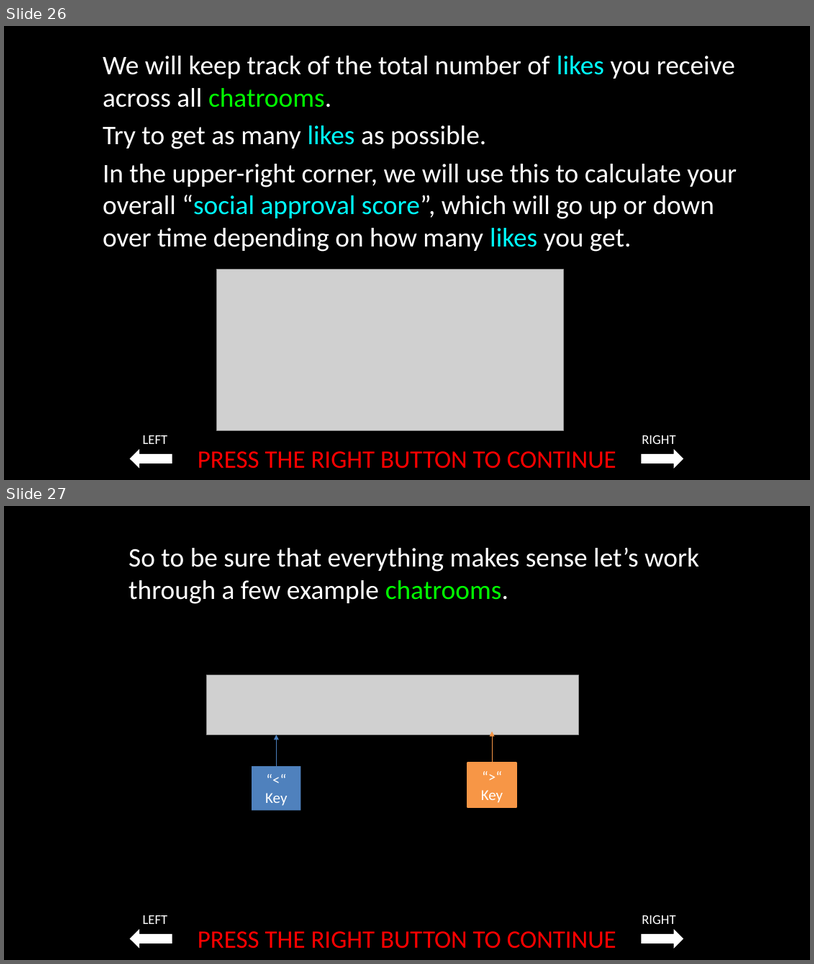
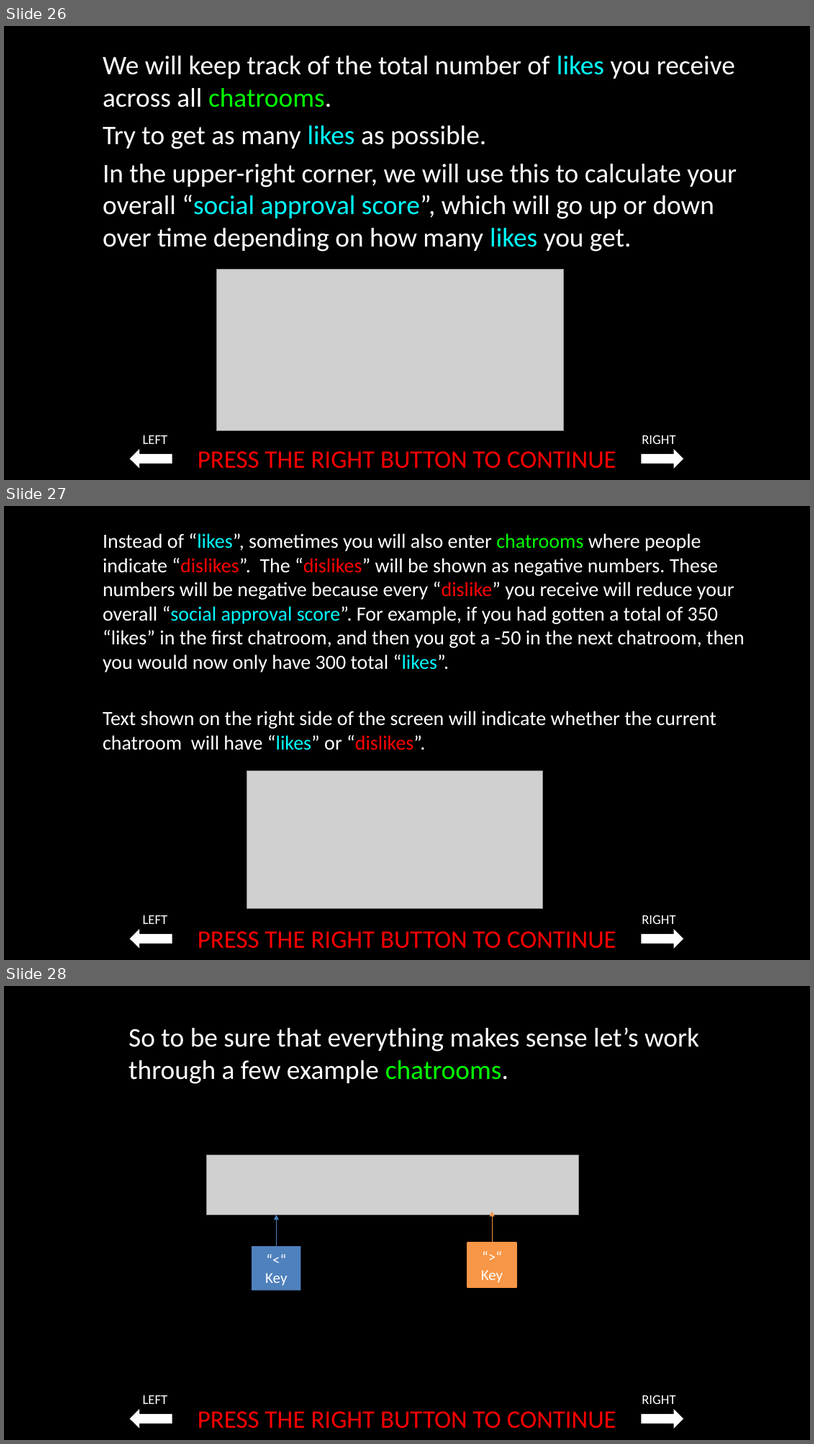
Before and after one commit to laureate-institute-for-brain-research/StimToolOnline, a slide deck: public/js/tasks/social_media/media/Social_media_task_instructions_04_01_2022.pptx. Shown one above the other, each under a label of ours: slides 26 and 27 before the commit, slides 26, 27 and 28 after it. The pictures are 814x964 and 814x1444 pixels, drawn with LibreOffice and Linux fonts; fonts in the diff are those of the drawing; grey boxes stand for pictures. Boxes give left, top, right and bottom in pixels: in the first picture for what was removed or moved away, otherwise in the second. Text is boxed around its words. In the diff, an @@ line names an element or a change of style, - is before the commit and + after.

```diff
--- a/public/js/tasks/social_media/media/Social_media_task_instructions_04_01_2022.pptx
+++ b/public/js/tasks/social_media/media/Social_media_task_instructions_04_01_2022.pptx
@@ slide 27 added at <box>4,506,810,960</box>, background #000000 @@
@@ text added at <box>103,533,745,750</box>, 24 pt, text #FFFFFF @@
+Instead of “likes”, sometimes you will also enter chatrooms where people indicate “dislikes”. The “dislikes” will be shown as negative numbers. These numbers will be negative because every “dislike” you receive will reduce your overall “social approval score”. For example, if you had gotten a total of 350 “likes” in the first chatroom, and then you got a -50 in the next chatroom, then you would now only have 300 total “likes”.
+Text shown on the right side of the screen will indicate whether the current chatroom will have “likes” or “dislikes”.
@@ picture added at <box>247,770,543,908</box> @@
@@ text added at <box>143,915,168,924</box>, 16 pt, text #FFFFFF @@
+LEFT
@@ text added at <box>642,915,676,924</box>, 16 pt, text #FFFFFF @@
+RIGHT
@@ right arrow added at <box>130,929,172,948</box>, fill #FFFFFF @@
@@ text added at <box>198,931,617,948</box>, 30 pt, text #FF0000 @@
+PRESS THE RIGHT BUTTON TO CONTINUE
@@ right arrow added at <box>642,929,684,948</box>, fill #FFFFFF @@
@@ what was slide 27 is now slide 28 @@
```
Also in this commit, not shown: 1 slide changed, 9 other files.
